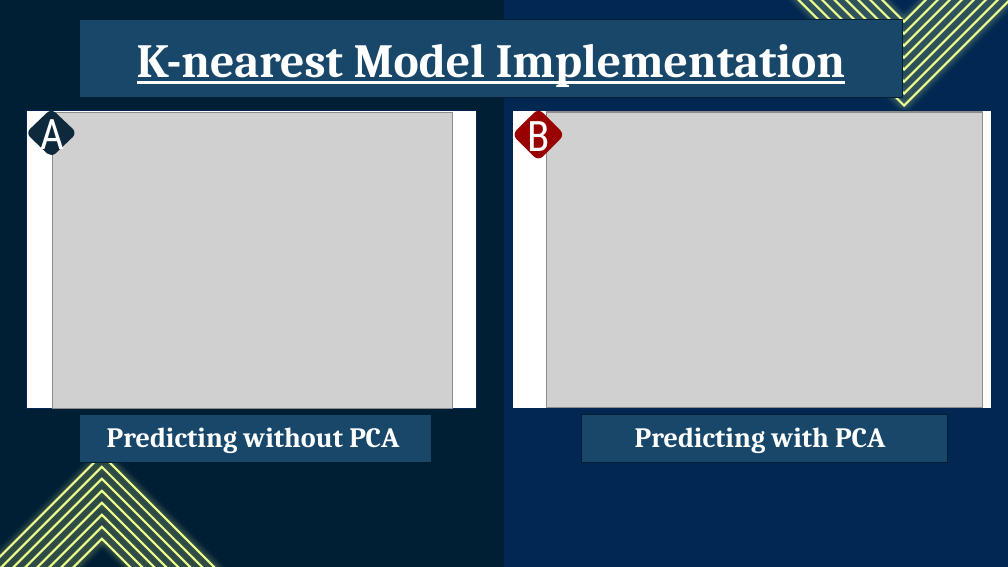
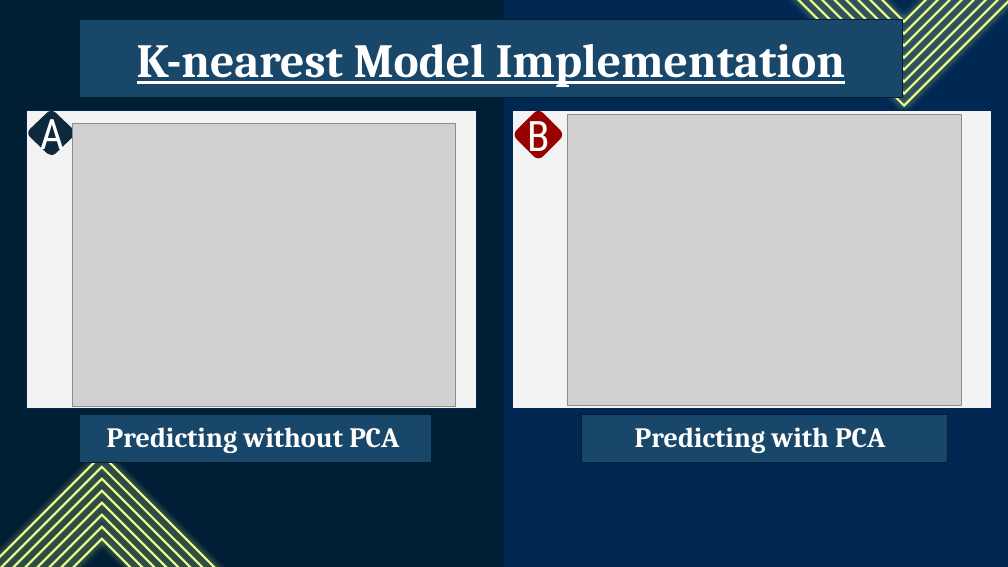
Before and after one commit to isaac-co/online-shopper-intention, a slide deck: slide 13 of CECS456_Group3_Online_Shoppers_Intention.pptx (slide 10 before the commit). Drawn at 1008x567 pixels with LibreOffice and Linux fonts; fonts in the diff are those of the drawing; grey boxes stand for pictures. Boxes give left, top, right and bottom in pixels: in the first picture for what was removed or moved away, otherwise in the second. Text is boxed around its words. In the diff, an @@ line names an element or a change of style, - is before the commit and + after.

```diff
--- a/CECS456_Group3_Online_Shoppers_Intention.pptx
+++ b/CECS456_Group3_Online_Shoppers_Intention.pptx
@@ rectangle at [26,111,476,408]: fill #FFFFFF to #F3F3F3 @@
@@ rectangle at [513,111,992,408]: fill #FFFFFF to #F3F3F3 @@
@@ picture: place and size @@
-picture at [546,112,983,407]
+picture at [568,114,962,405]
@@ picture: place and size @@
-picture at [52,113,453,408]
+picture at [73,124,455,406]
```
Also in this commit, not shown: 5 other slides changed, 5 slides added, 1 slide removed, 1 other file.
